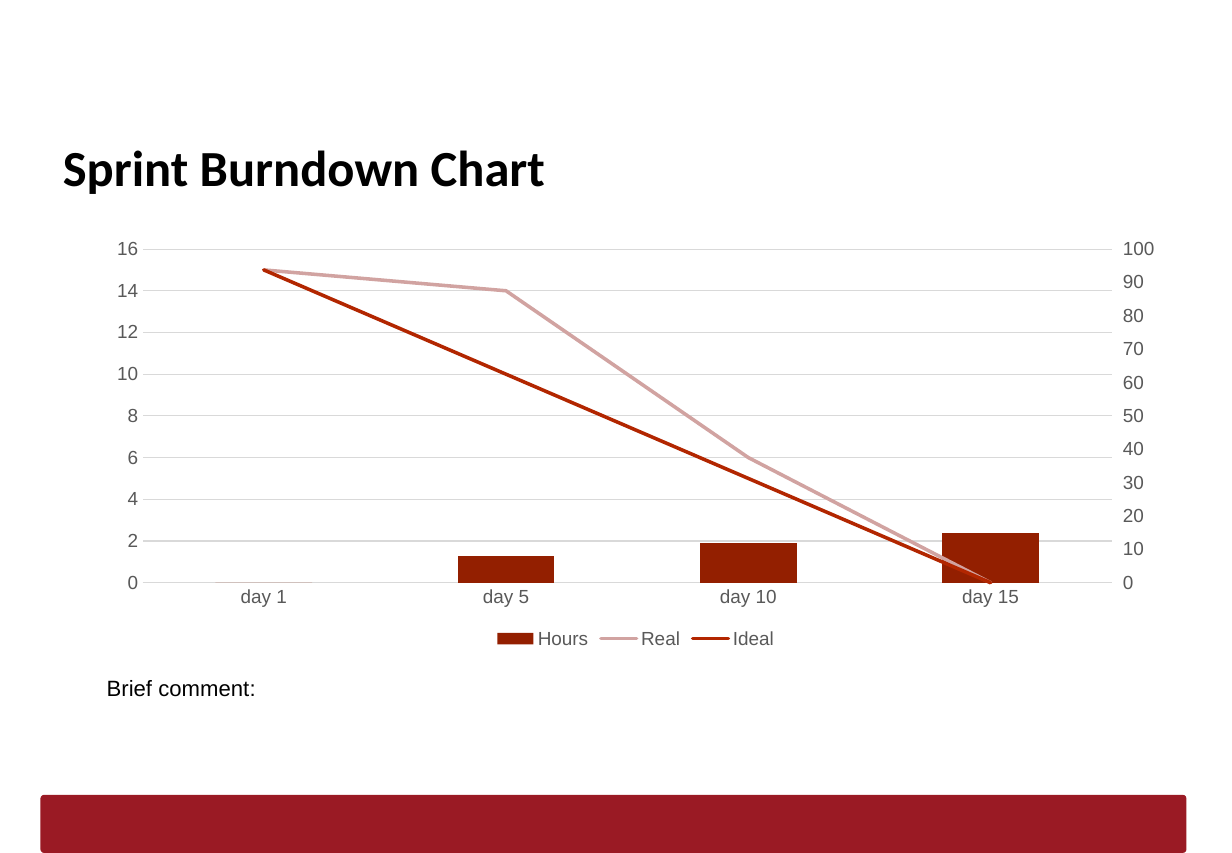
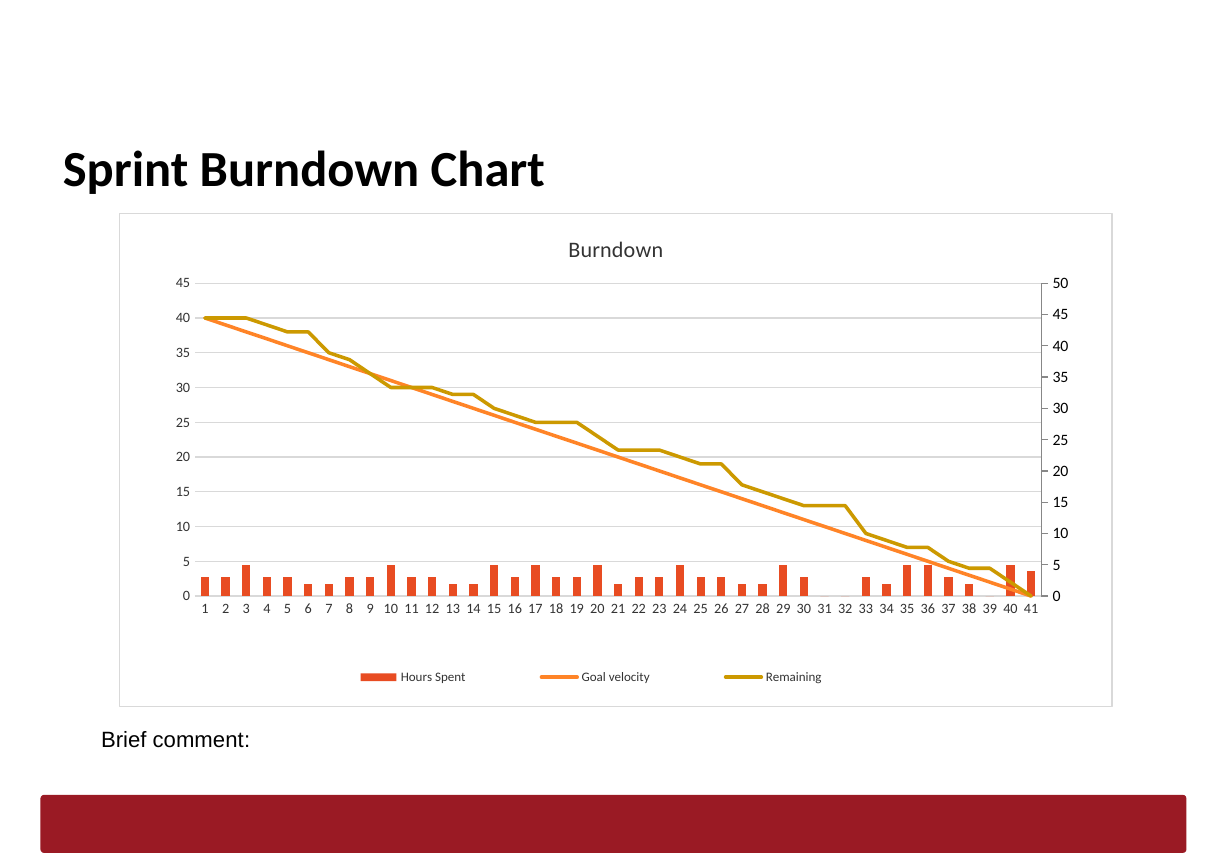
Before and after one commit to AfonsoMachado1892/Logistics-on-Rails, a slide deck: slide 9 of Scrum/sprint3/Report/LAPR3-Report-Sprint3_G092.pptx. Drawn at 1232x853 pixels with LibreOffice and Linux fonts; fonts in the diff are those of the drawing; background and template pictures are left out. Boxes give left, top, right and bottom in pixels: in the first picture for what was removed or moved away, otherwise in the second. Text is boxed around its words. In the diff, an @@ line names an element or a change of style, - is before the commit and + after.

```diff
--- a/Scrum/sprint3/Report/LAPR3-Report-Sprint3_G092.pptx
+++ b/Scrum/sprint3/Report/LAPR3-Report-Sprint3_G092.pptx
@@ column chart removed at (96, 231, 1176, 654) @@
-categories: 1, 2, 3, 4
-Hours: 0, 8, 12, 15
-Real: 15, 14, 6, 0
-Ideal: 15, 10, 5, 0
@@ column chart added at (119, 213, 1114, 708) @@
+title "Burndown"
+categories: 1, 2, 3, 4, 5, 6, 7, 8, 9, 10, 11, 12, 13, 14, 15, 16, 17, 18, 19, 20, 21, 22, 23, 24, 25, 26, 27, 28, 29, 30, 31, 32, 33, 34, 35, 36, 37, 38, 39, 40, 41
+Hours Spent: 3, 3, 5, 3, 3, 2, 2, 3, 3, 5, 3, 3, 2, 2, 5, 3, 5, 3, 3, 5, 2, 3, 3, 5, 3, 3, 2, 2, 5, 3, 0, 0, 3, 2, 5, 5, 3, 2, 0, 5, 4
+Goal velocity: 40, 39, 38, 37, 36, 35, 34, 33, 32, 31, 30, 29, 28, 27, 26, 25, 24, 23, 22, 21, 20, 19, 18, 17, 16, 15, 14, 13, 12, 11, 10, 9, 8, 7, 6, 5, 4, 3, 2, 1, 0
+Remaining: 40, 40, 40, 39, 38, 38, 35, 34, 32, 30, 30, 30, 29, 29, 27, 26, 25, 25, 25, 23, 21, 21, 21, 20, 19, 19, 16, 15, 14, 13, 13, 13, 9, 8, 7, 7, 5, 4, 4, 2, 0
@@ text "Brief comment:": place and size @@
-text "Brief comment:" at (107, 680, 255, 697)
+text "Brief comment:" at (101, 731, 250, 748)
```
Also in this commit, not shown: 4 other slides changed, 1 other file.
